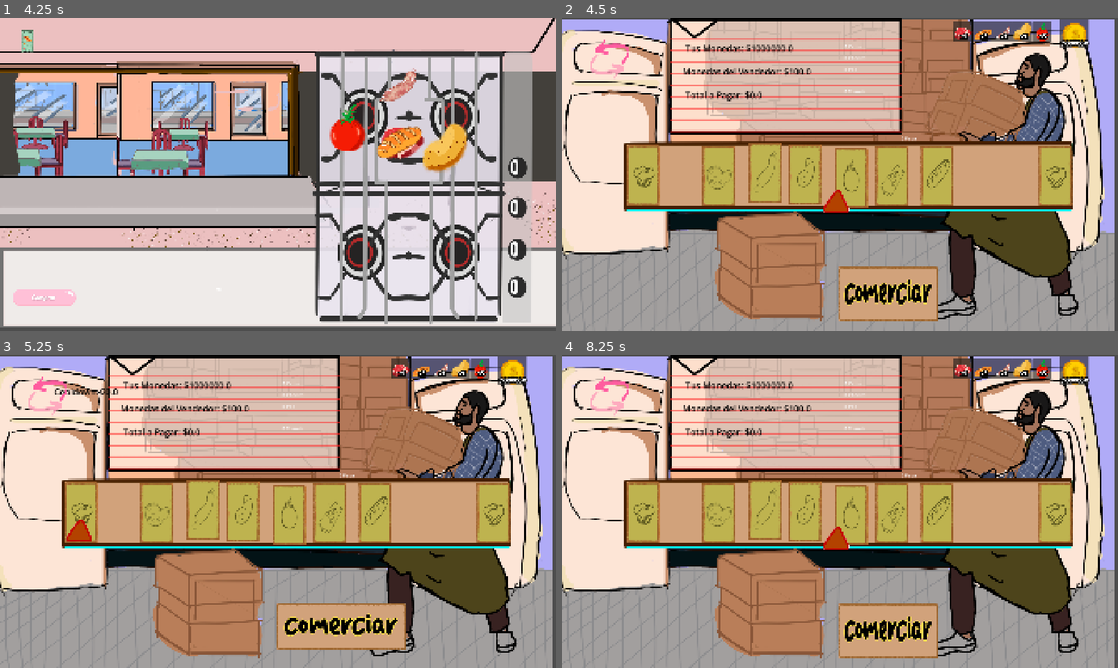
Above: before the commit, frames 1-4 (two rows, left to right).
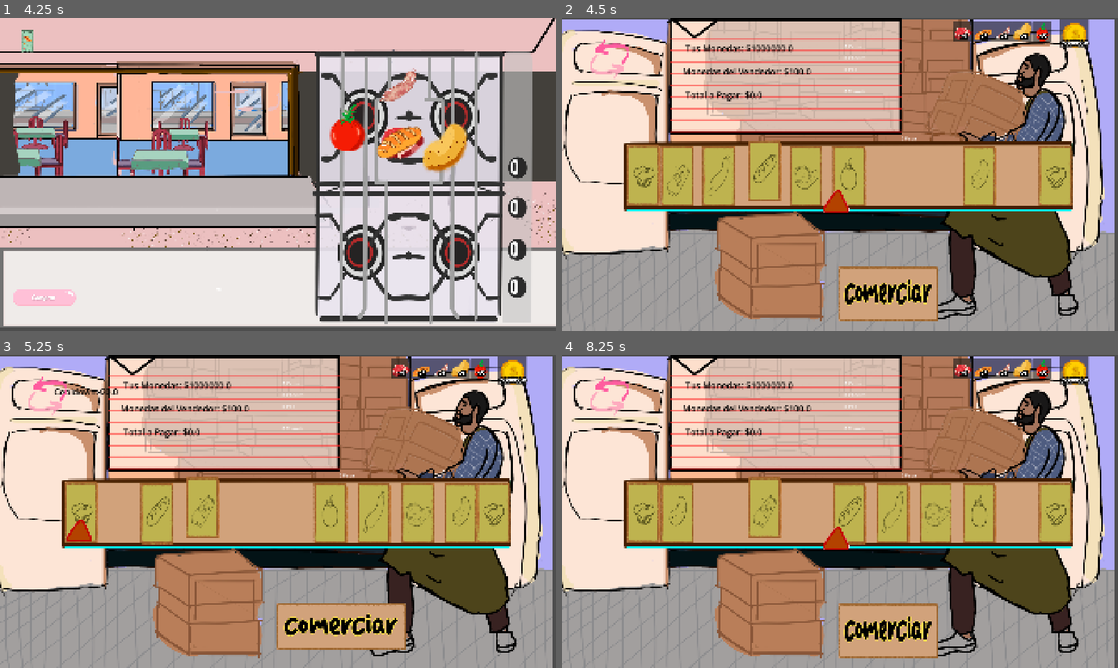
Above: after the commit, the same moments.

Repository: KimHana1/chorikazam
Game: Godot game, scene res://Escenas/control.tscn
Two runs of this game, one before a commit and one after it. Both use one fixed random seed, a clock stepped at 60 frames per second and the inputs below.
Inputs (mouse positions are in pixels of both pictures, inside the frame that each line leads up to):
- Up to frame 1 (4.25 s): click "Atender" at 0.5 s; click (261, 215) at 1.25 s; click (366, 58) at 2 s; click (122, 52) at 2.75 s; click (261, 221) at 3.5 s
- Up to frame 2 (4.5 s): click (606, 305) at 4.25 s
- Up to frame 3 (5.25 s): click (328, 630) at 5 s
- Up to frame 4 (8.25 s): click (606, 398) at 5.75 s; click (589, 383) at 6.5 s; click (684, 389) at 7.25 s; click (606, 642) at 8 s

Frame 1 is identical in both runs. In frame 2, 5.9% of the frame differs, in the area x 17-79%, y 38-61%; in frame 3, 5.7%; in frame 4, 6.0%.

Commit message:
se mueven los botones pero andan medio mal

Diff:
--- a/Comercio/comer/EscenasComercio/ingredientes.gd
+++ b/Comercio/comer/EscenasComercio/ingredientes.gd
@@ -1,21 +1,43 @@
 extends Node2D
 
-enum TipoBoton {
-	CARNE,
-	SALCHICHA,
-	PAN,
-	PAPA,
-	TOMATE,
-	DESCUENTO,
-	TRATO
-}
+func ubicar_todos_los_botones(slots_disponibles: Array[Vector2]):
+	var slots_mezclados = slots_disponibles.duplicate()
+	slots_mezclados.shuffle()
 
-@export var tipo_boton: TipoBoton = TipoBoton.TRATO
-@export var porcentaje_reduccion := 10.0
+	var indice_slot = 0
 
-func reducir_tamano():
-	if tipo_boton == TipoBoton.TRATO:
-		return
+	for hijo in get_children():
+		if not hijo is Area2D: continue
+		if hijo.name in ["Flecha", "BotonIzq", "BotonDer"]: continue
+		if indice_slot >= slots_mezclados.size(): break
 
-	scale.x *= 1.0 - porcentaje_reduccion / 100.0
-	scale.y *= 1.0 - porcentaje_reduccion / 100.0
+		hijo.global_position = slots_mezclados[indice_slot]
+		indice_slot += 1
+
+func mover_boton_a_slot_vacio(boton_cliqueado: Area2D, todos_los_slots: Array[Vector2]):
+	var posiciones_ocupadas: Array[Vector2] = []
+
+	for hijo in get_children():
+		if not hijo is Area2D: continue
+		if hijo == boton_cliqueado: continue
+		if hijo.name in ["Flecha", "BotonIzq", "BotonDer"]: continue
+
+		posiciones_ocupadas.append(hijo.global_position)
+
+
+	var slots_vacios: Array[Vector2] = []
+	for slot_pos in todos_los_slots:
+		var esta_ocupado := false
+
+		for pos_ocupada in posiciones_ocupadas:
+			if slot_pos.is_equal_approx(pos_ocupada):
+				esta_ocupado = true
+				break
+
+		if not esta_ocupado:
+			slots_vacios.append(slot_pos)
+
+	if not slots_vacios.is_empty():
+		slots_vacios.shuffle()
+		boton_cliqueado.global_position = slots_vacios[0]
+		print("[Movimiento permitido] ", boton_cliqueado.name, " movido a slot libre: ", boton_cliqueado.global_position)
